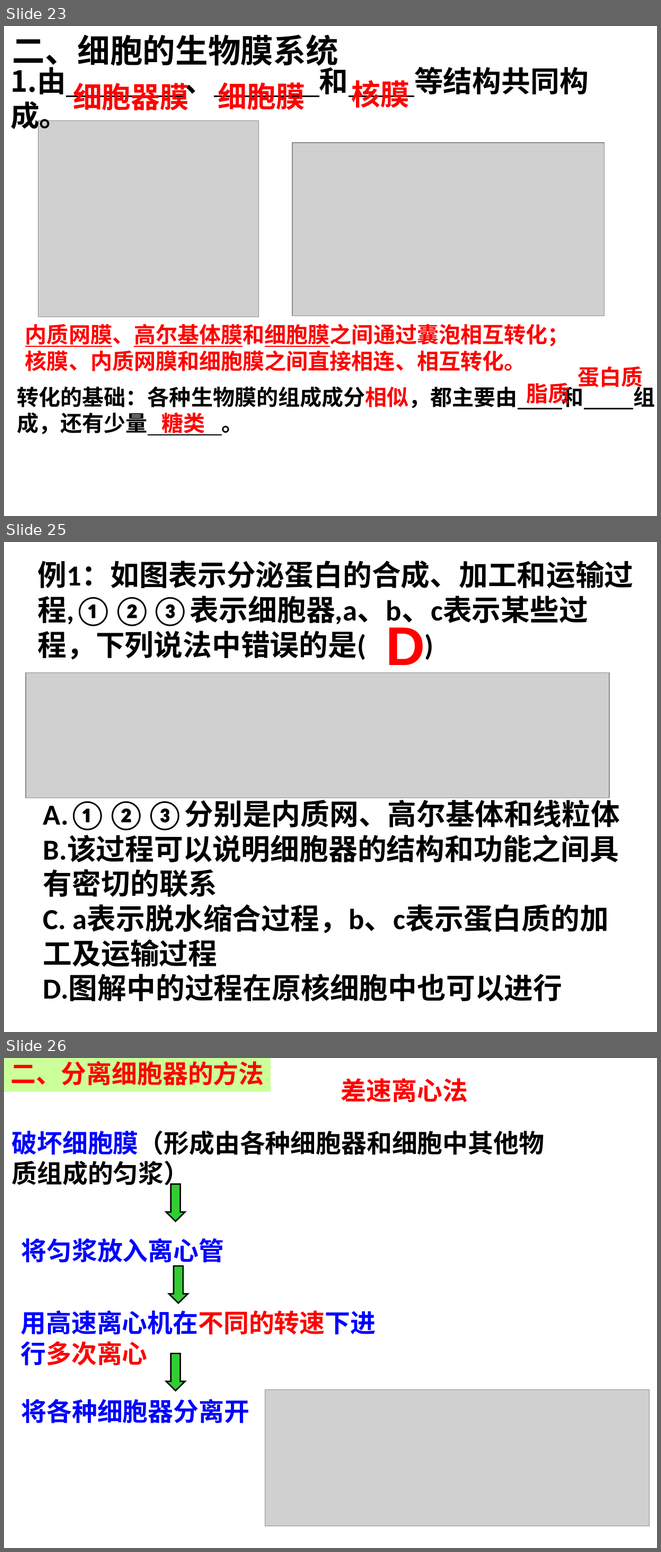
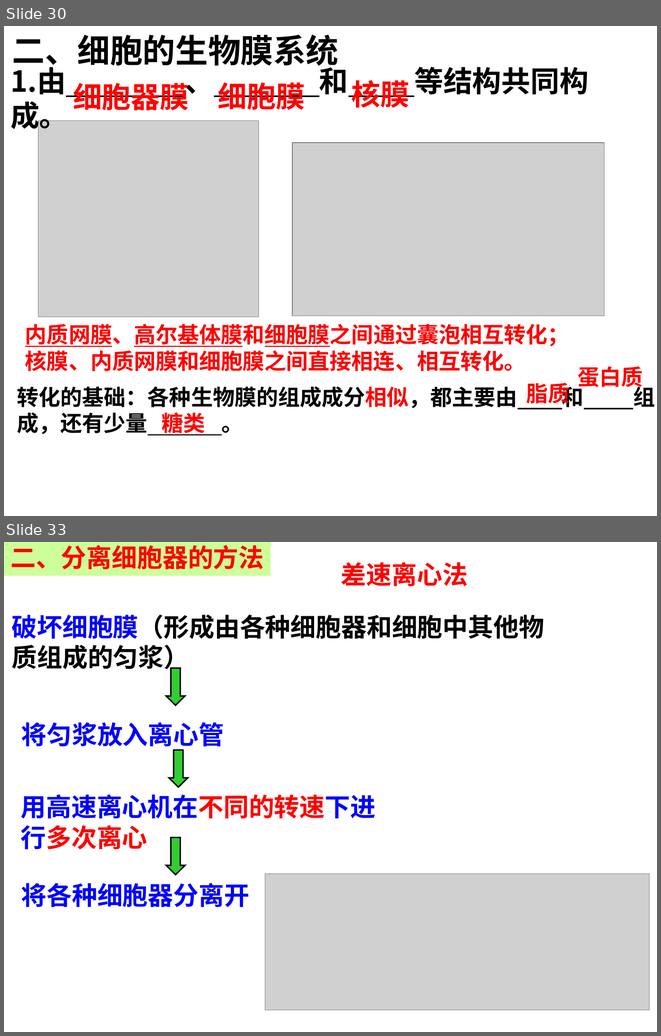
Before and after one commit to ZogeMung/class10, a slide deck: shengwu/rao3.2细胞器系统内的分工合作.ppt. Shown one above the other, each under a label of ours: slides 23, 25 and 26 before the commit, slides 30 and 33 after it; the slides between them are not shown. The pictures are 661x1552 and 661x1036 pixels, drawn with LibreOffice and Linux fonts; fonts in the diff are those of the drawing; grey boxes stand for pictures. Boxes give left, top, right and bottom in pixels: in the first picture for what was removed or moved away, otherwise in the second. Text is boxed around its words. In the diff, an @@ line names an element or a change of style, - is before the commit and + after.

```diff
--- a/shengwu/rao3.2细胞器系统内的分工合作.ppt
+++ b/shengwu/rao3.2细胞器系统内的分工合作.ppt
@@ slide 25 removed at (4, 542, 657, 1032), background #FFFFFF @@
@@ text removed at (37, 561, 633, 660) @@
-例1：如图表示分泌蛋白的合成、加工和运输过程,①②③表示细胞器,a、b、c表示某些过程，下列说法中错误的是( )
@@ text removed at (386, 622, 425, 675) @@
-D
@@ picture removed at (26, 672, 609, 798) @@
@@ text removed at (43, 800, 620, 1001) @@
-A.①②③分别是内质网、高尔基体和线粒体
-B.该过程可以说明细胞器的结构和功能之间具有密切的联系
-C. a表示脱水缩合过程，b、c表示蛋白质的加工及运输过程
-D.图解中的过程在原核细胞中也可以进行
@@ what was slide 23 is now slide 30 @@
@@ what was slide 26 is now slide 33 @@
```
Also in this commit, not shown: 2 slides changed, 13 slides added, 6 other slides removed, 4 other files.
